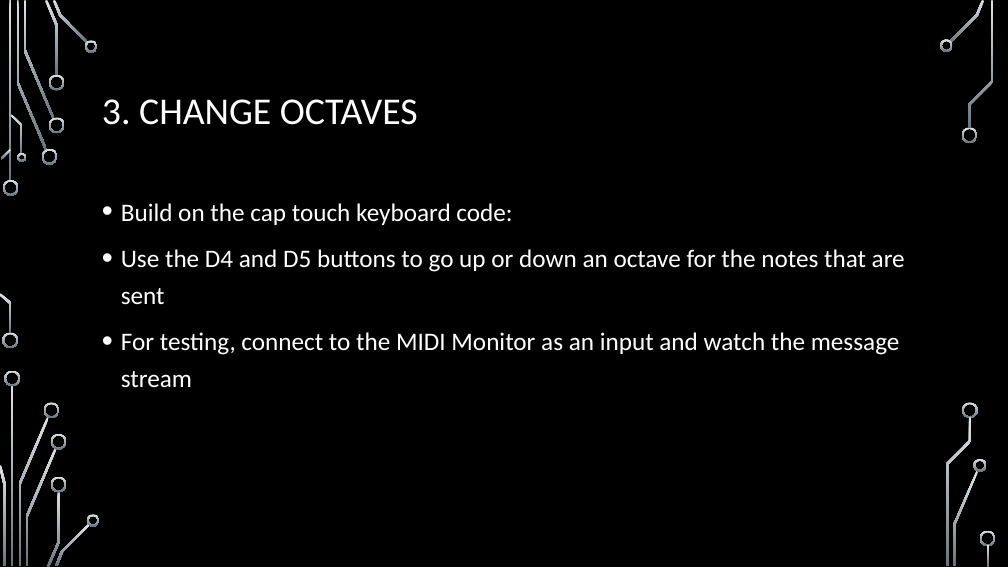
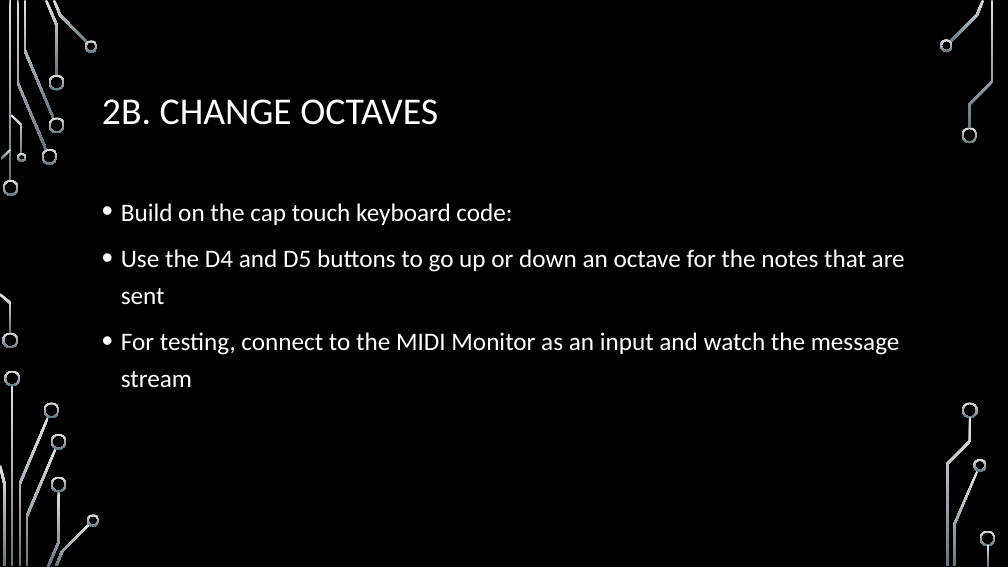
Before and after one commit to BlitzCityDIY/CircuitPython-Bluefruit-MIDI-Demos, a slide deck: slide 15 of Using MIDI with CircuitPython Slides.pptx. Drawn at 1008x567 pixels with LibreOffice and Linux fonts; fonts in the diff are those of the drawing; background and template pictures are left out. Boxes give left, top, right and bottom in pixels: in the first picture for what was removed or moved away, otherwise in the second. Text is boxed around its words. In the diff, an @@ line names an element or a change of style, - is before the commit and + after.

```diff
--- a/Using MIDI with CircuitPython Slides.pptx
+++ b/Using MIDI with CircuitPython Slides.pptx
@@ title at box(102, 99, 438, 125): text changed @@
-3. CHANGE OCTAVES
+2B. CHANGE OCTAVES
```
Also in this commit, not shown: 3 other slides changed, 1 slide removed, 2 other files.
